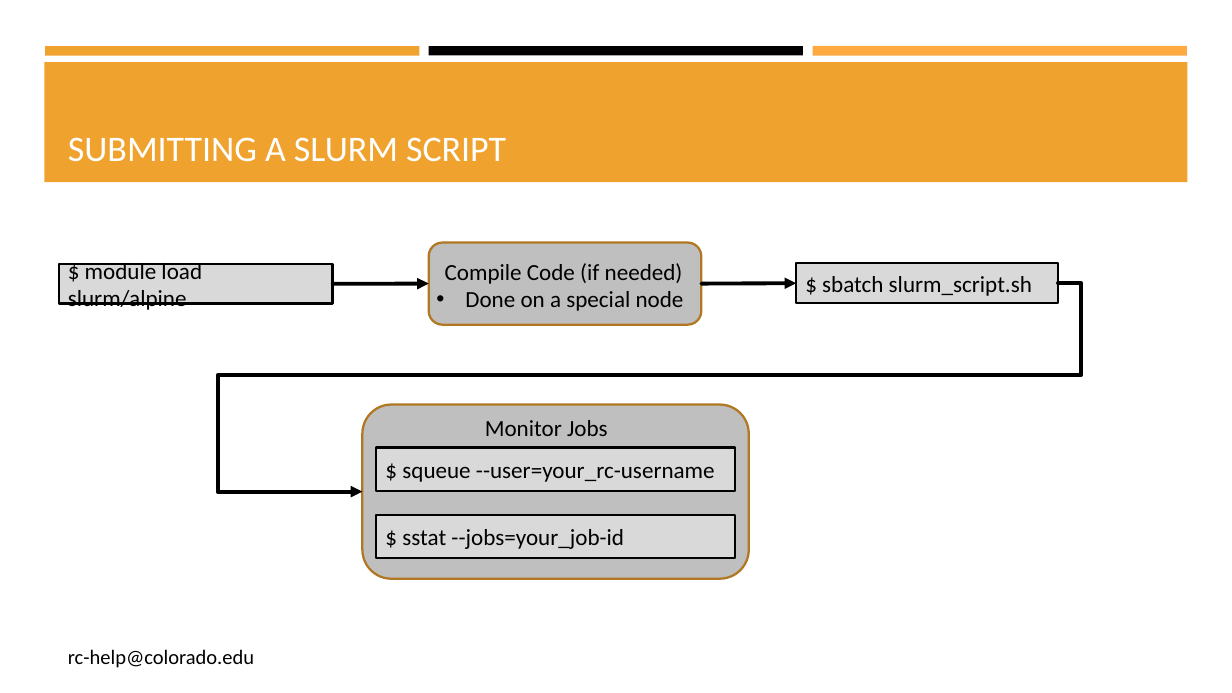
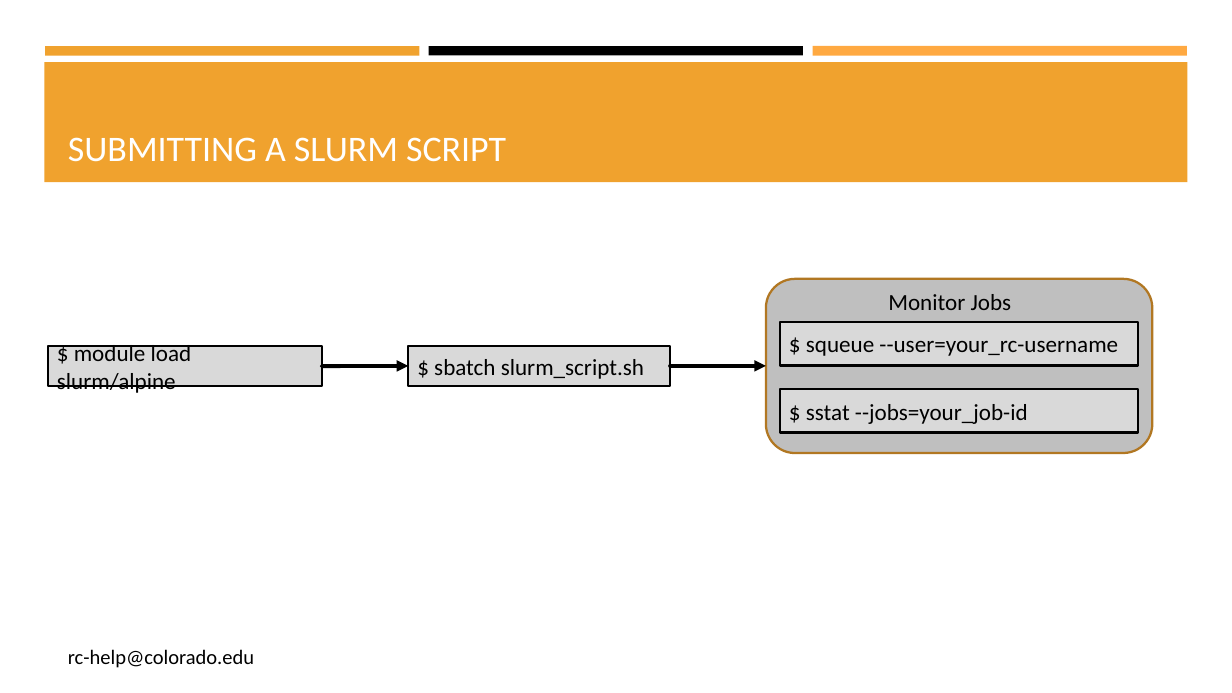
Before and after one commit to b-reyes/Presentations, a slide deck: slide 11 of CU_presentation/CU_boulder_presentation.pptx (slide 12 before the commit). Drawn at 1232x693 pixels with LibreOffice and Linux fonts; fonts in the diff are those of the drawing. Boxes give left, top, right and bottom in pixels: in the first picture for what was removed or moved away, otherwise in the second. Text is boxed around its words. In the diff, an @@ line names an element or a change of style, - is before the commit and + after.

```diff
--- a/CU_presentation/CU_boulder_presentation.pptx
+++ b/CU_presentation/CU_boulder_presentation.pptx
@@ rounded rectangle removed at bbox=[429, 243, 701, 325] @@
@@ text removed at bbox=[445, 263, 684, 311] @@
-Compile Code (if needed)
-• Done on a special node
@@ elbow arrow removed from (1058, 283) to (362, 492) @@
@@ 2 rectangles, 1 text, 1 rounded rectangle: place and size @@
-2 rectangles, 1 text, 1 rounded rectangle at bbox=[362, 405, 749, 579]
+2 rectangles, 1 text, 1 rounded rectangle at bbox=[766, 279, 1153, 454]
@@ rectangle "$ module load slurm/alpine": place and size @@
-rectangle "$ module load slurm/alpine" at bbox=[59, 264, 333, 304]
+rectangle "$ module load slurm/alpine" at bbox=[48, 347, 322, 386]
@@ rectangle "$ sbatch slurm_script.sh": place and size @@
-rectangle "$ sbatch slurm_script.sh" at bbox=[797, 263, 1058, 303]
+rectangle "$ sbatch slurm_script.sh" at bbox=[409, 346, 670, 385]
@@ arrow moved from (333, 284) - (429, 284) to (322, 366) - (409, 366) @@
@@ arrow moved from (701, 284) - (797, 283) to (670, 366) - (766, 366) @@
```
Also in this commit, not shown: 5 other slides changed, 2 slides added.
